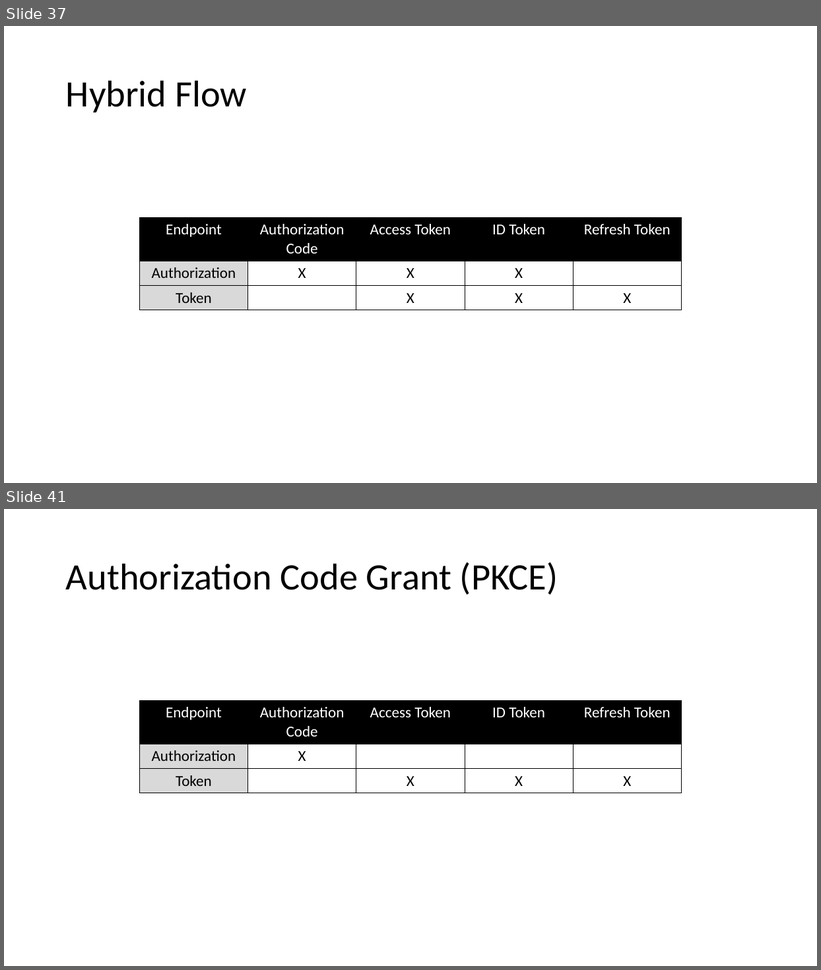
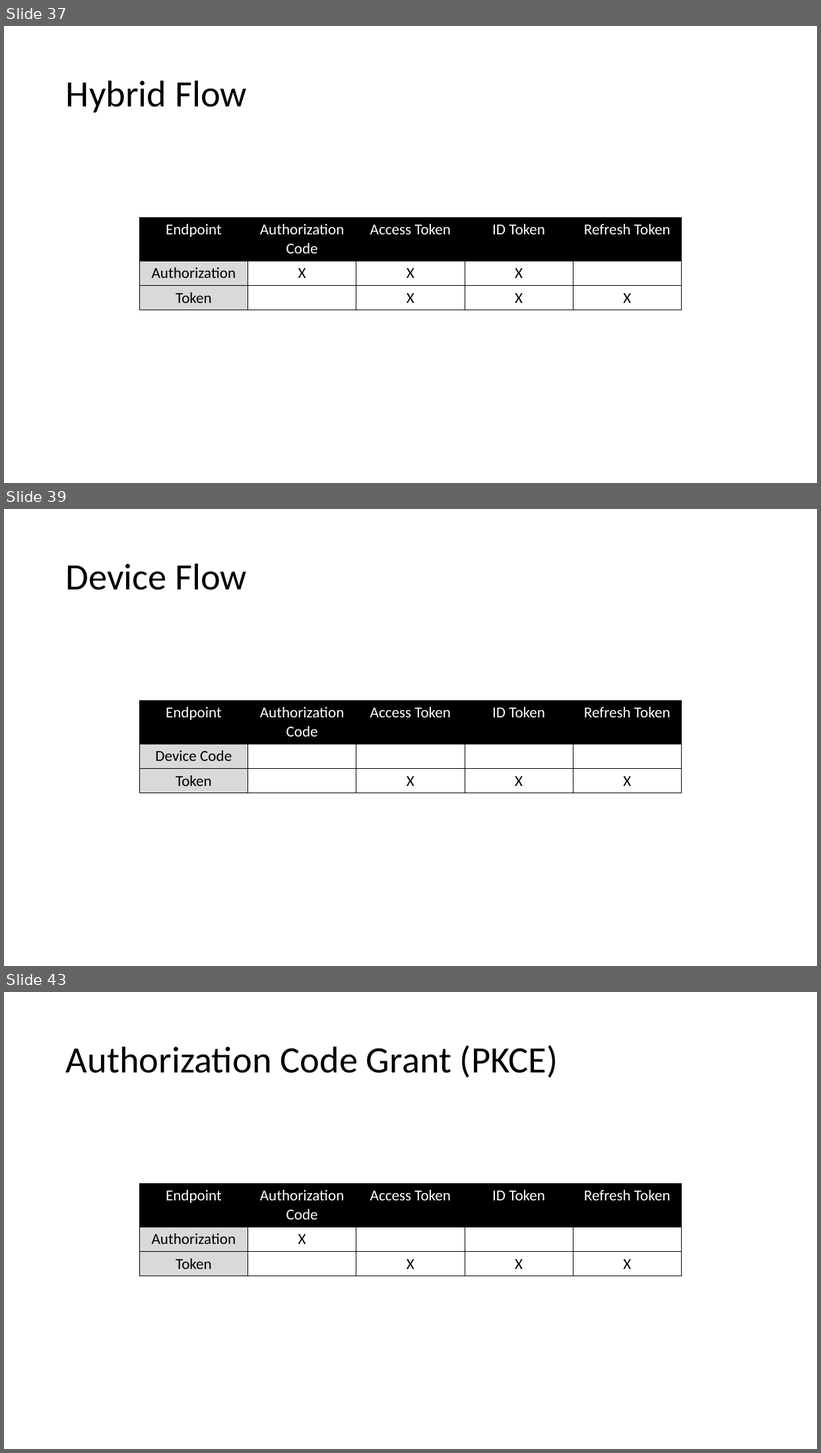
Before and after one commit to kalcik/talks-and-events, a slide deck: oidc-oauth/OpenIDConnect & OAuth.pptx. Shown one above the other, each under a label of ours: slides 37 and 41 before the commit, slides 37, 39 and 43 after it; the slides between them are not shown. The pictures are 821x970 and 821x1453 pixels, drawn with LibreOffice and Linux fonts; fonts in the diff are those of the drawing. Boxes give left, top, right and bottom in pixels: in the first picture for what was removed or moved away, otherwise in the second. Text is boxed around its words. In the diff, an @@ line names an element or a change of style, - is before the commit and + after.

```diff
--- a/oidc-oauth/OpenIDConnect & OAuth.pptx
+++ b/oidc-oauth/OpenIDConnect & OAuth.pptx
@@ slide 39 added at (4,509,817,966), background #FFFFFF @@
@@ title added at (66,563,248,590), 44 pt, text #000000 @@
+Device Flow
@@ table added at (139,700,682,793), 3 rows, 5 columns @@
+Endpoint | Authorization Code | Access Token | ID Token | Refresh Token
+Device Code |  |  |  | 
+Token |  | X | X | X
@@ what was slide 41 is now slide 43 @@
```
Also in this commit, not shown: 6 slides changed, 1 other slide added, 7 other files.
